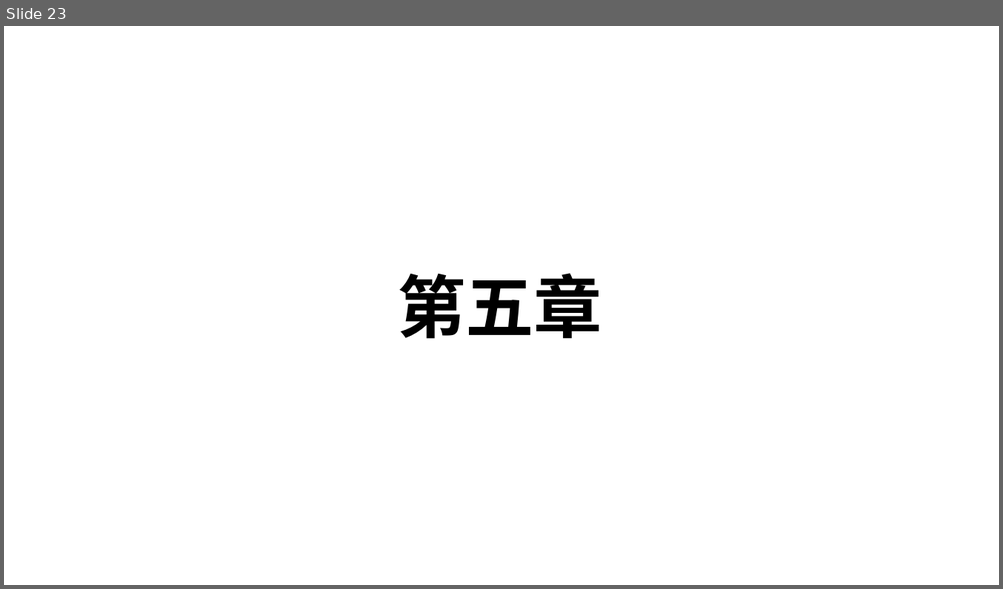
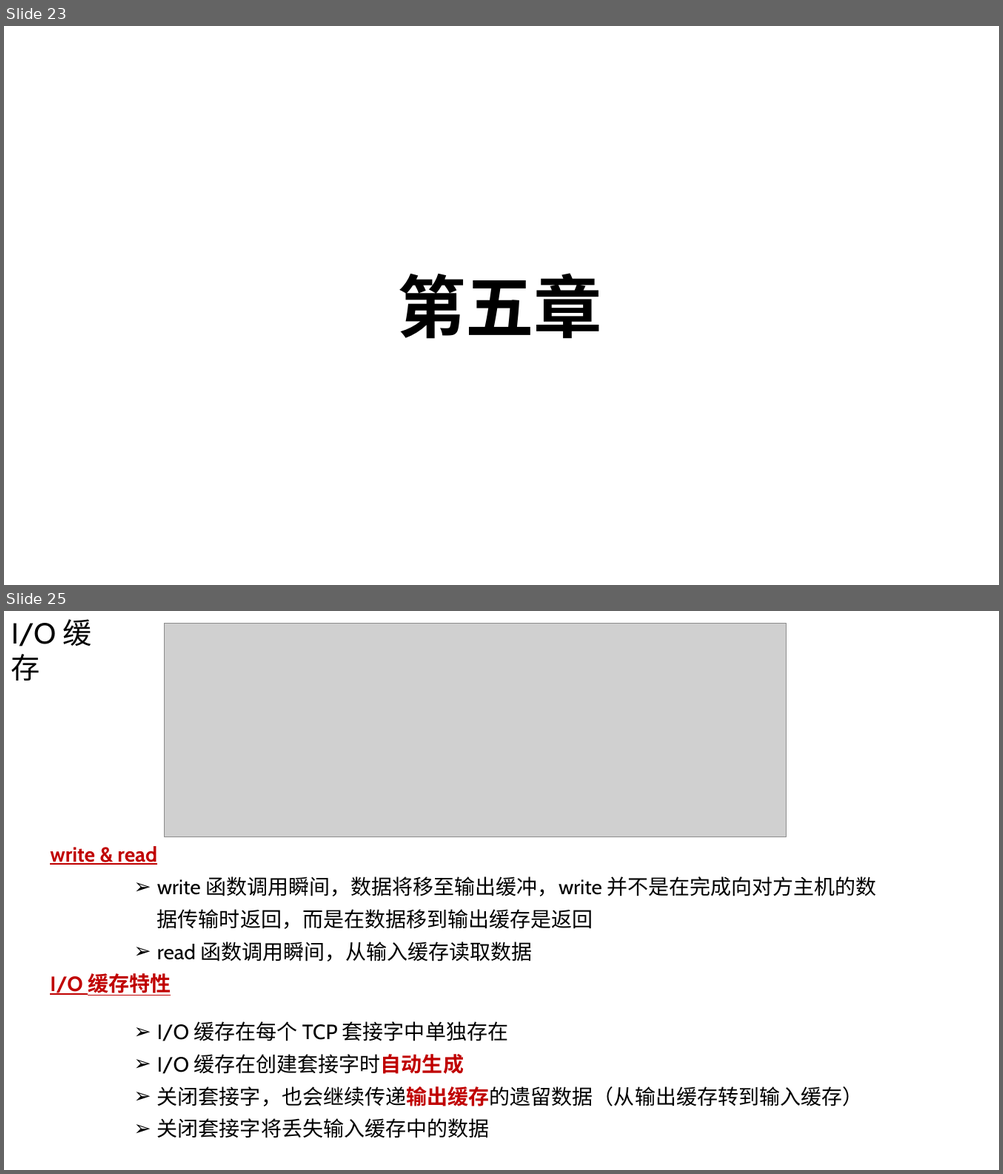
Before and after one commit to Chao200/TCP-IP-Network-Programming, a slide deck: TCP:IP 网络编程.pptx. Shown one above the other, each under a label of ours: slide 23 before the commit, slides 23 and 25 after it; the slides between them are not shown. The pictures are 1003x589 and 1003x1174 pixels, drawn with LibreOffice and Linux fonts; fonts in the diff are those of the drawing; grey boxes stand for pictures. Boxes give left, top, right and bottom in pixels: in the first picture for what was removed or moved away, otherwise in the second. Text is boxed around its words. In the diff, an @@ line names an element or a change of style, - is before the commit and + after.

Commit message:
add PPT

```diff
--- a/TCP:IP 网络编程.pptx
+++ b/TCP:IP 网络编程.pptx
@@ slide 25 added at [4, 611, 999, 1170], background #FFFFFF @@
@@ text added at [11, 619, 91, 681], 28 pt, text #000000 @@
+I/O 缓存
@@ picture added at [165, 623, 786, 836] @@
@@ text added at [50, 846, 157, 865], 20 pt, text #C00000, bold, underline @@
+write & read
@@ text added at [157, 877, 876, 962], 20 pt, text #000000 @@
+➢ write 函数调用瞬间，数据将移至输出缓冲，write 并不是在完成向对方主机的数据传输时返回，而是在数据移到输出缓存是返回
+➢ read 函数调用瞬间，从输入缓存读取数据
@@ text added at [50, 974, 170, 996], 20 pt, text #C00000, bold, underline @@
+I/O 缓存特性
@@ text added at [157, 1022, 863, 1139], 20 pt, text #000000 @@
+➢ I/O 缓存在每个 TCP 套接字中单独存在
+➢ I/O 缓存在创建套接字时自动生成
+➢ 关闭套接字，也会继续传递输出缓存的遗留数据（从输出缓存转到输入缓存）
+➢ 关闭套接字将丢失输入缓存中的数据
```
Also in this commit, not shown: 4 other slides added, 5 slides removed.
